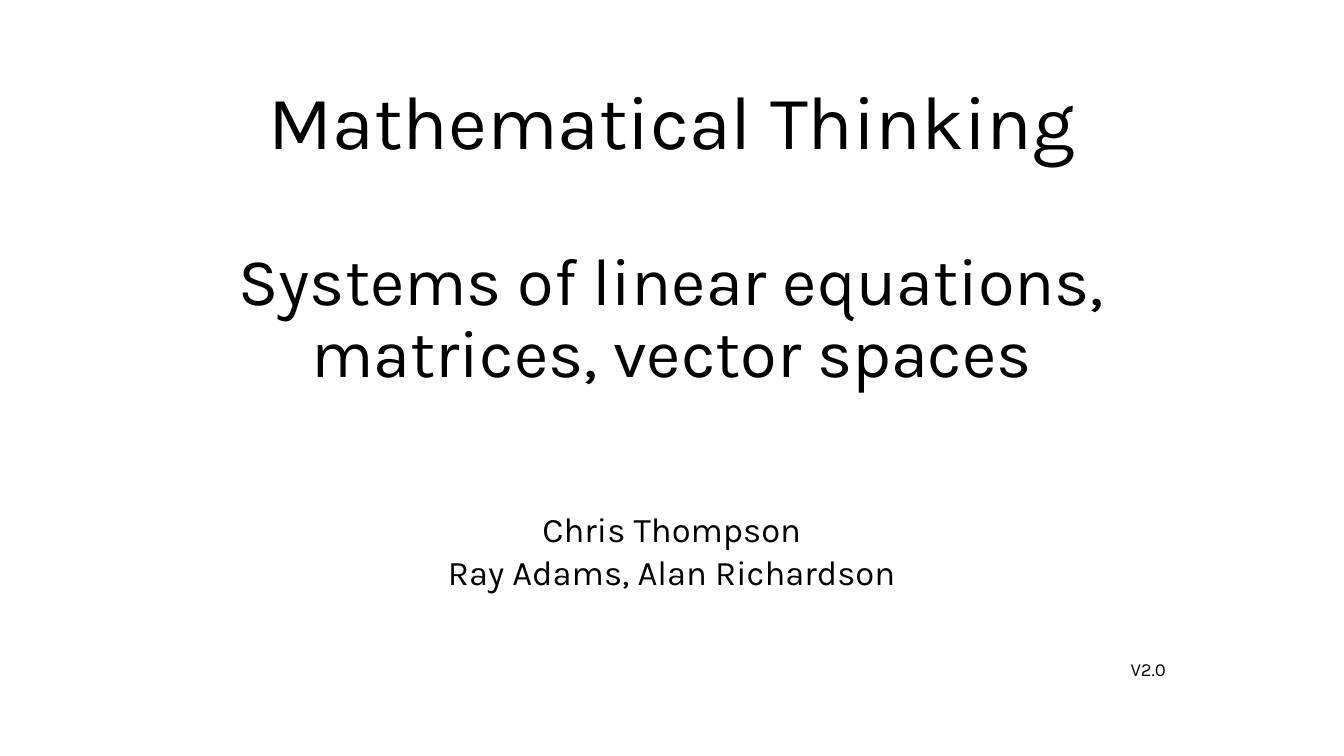
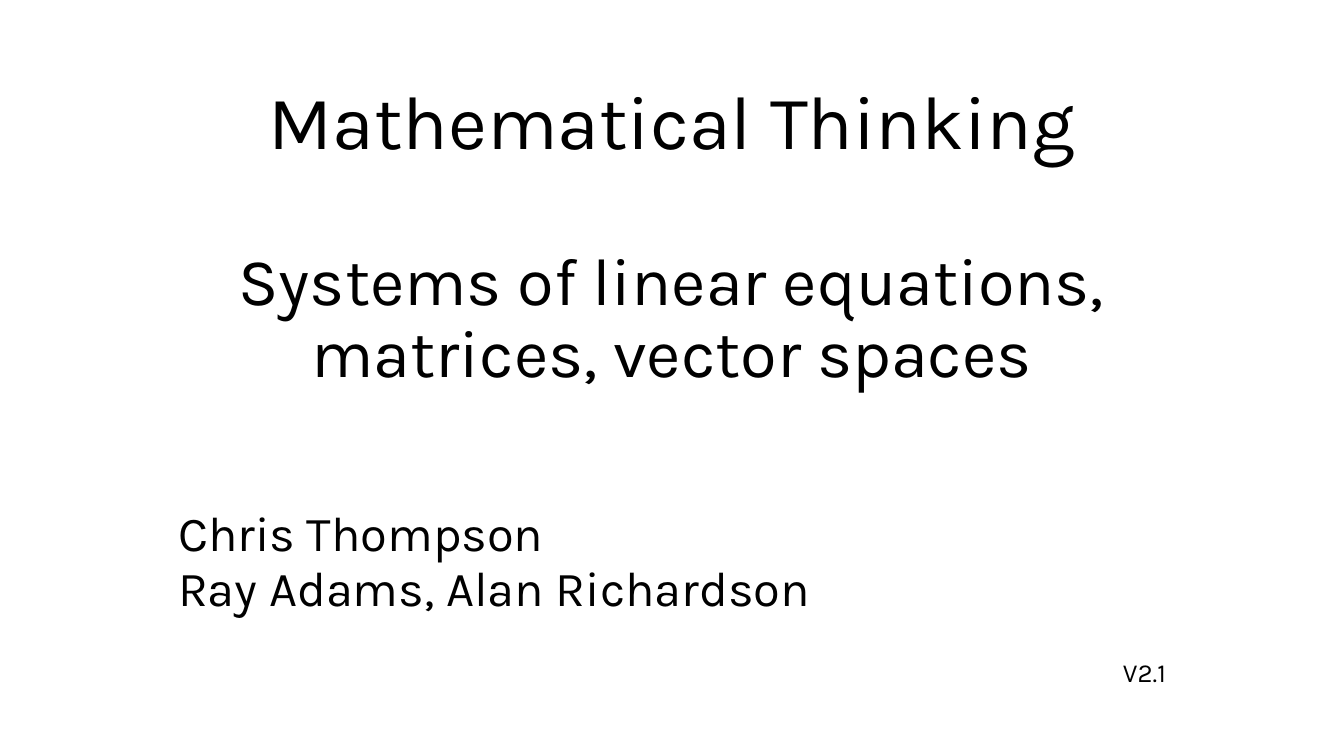
Before and after one commit to mm002a/U3AC, a slide deck: slide 1 of MTH04/U3AC.Lec2.pptx. Drawn at 1344x756 pixels with LibreOffice and Linux fonts; fonts in the diff are those of the drawing. Boxes give left, top, right and bottom in pixels: in the first picture for what was removed or moved away, otherwise in the second. Text is boxed around its words. In the diff, an @@ line names an element or a change of style, - is before the commit and + after.

```diff
--- a/MTH04/U3AC.Lec2.pptx
+++ b/MTH04/U3AC.Lec2.pptx
@@ subtitle at [178,517,810,618]: size 24.8 to 34.9 pt; alignment centre to left @@
@@ subtitle at [1123,665,1166,682]: text changed; size 13.2 to 18.6 pt @@
-V2.0
+V2.1
```
Also in this commit, not shown: 31 other slides changed, 7 slides added, 5 slides removed.
